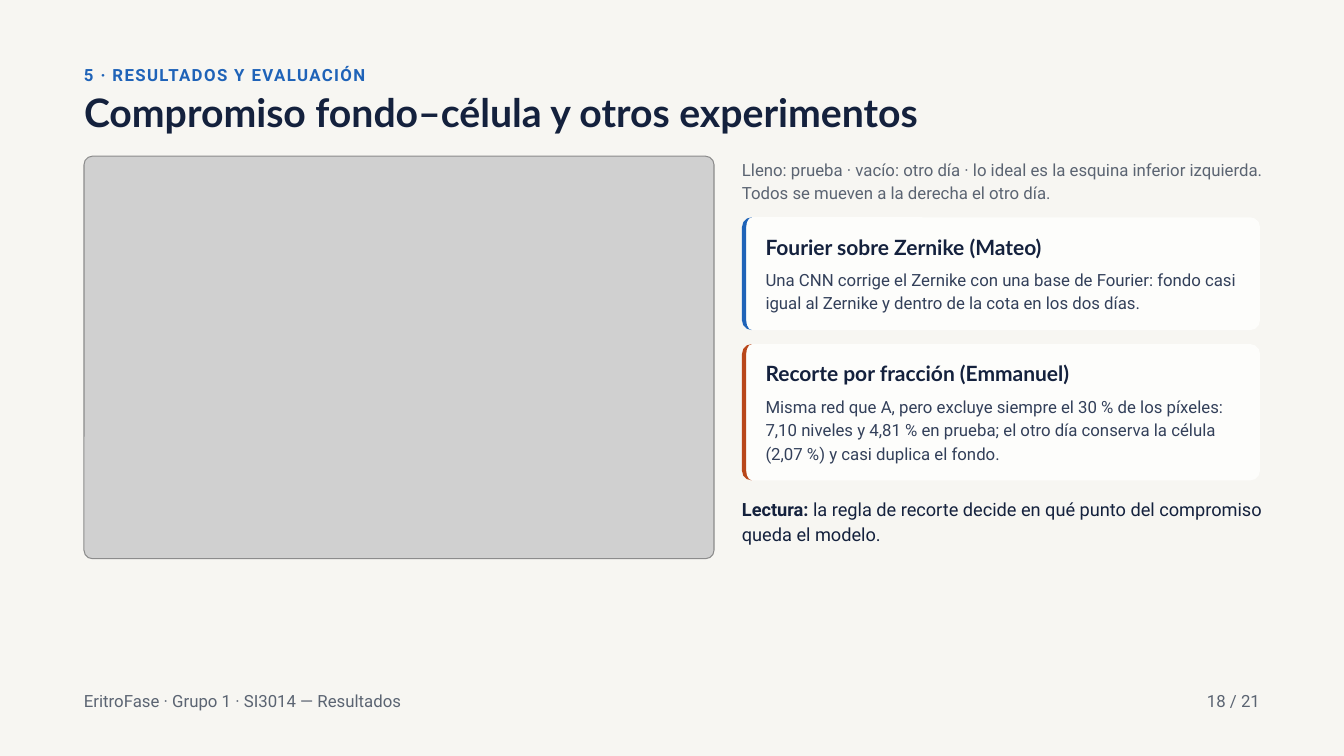
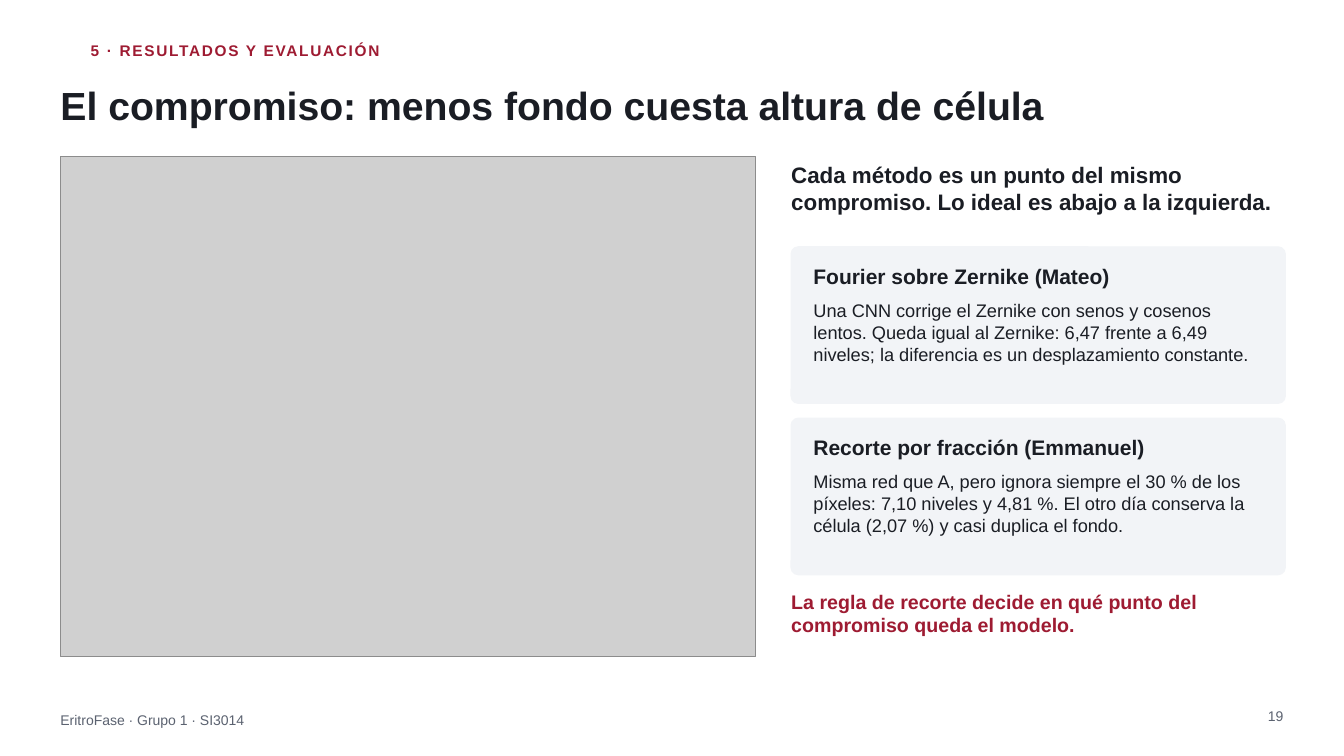
Before and after one commit to Jjes07/DeepLearning-Final, a slide deck: slide 19 of docs/final-report/EritroFase_Sustentacion.pptx (slide 18 before the commit). Drawn at 1344x756 pixels with LibreOffice and Linux fonts; fonts in the diff are those of the drawing; grey boxes stand for pictures; background and template pictures are left out. Boxes give left, top, right and bottom in pixels: in the first picture for what was removed or moved away, otherwise in the second. Text is boxed around its words. In the diff, an @@ line names an element or a change of style, - is before the commit and + after.

Commit message:
docs: rediseñar la presentación para público no experto
- Tres diapositivas nuevas al inicio: qué es un eritrocito, cómo se mide algo
  transparente (la fase) y por qué estorba el fondo.
- Figuras regeneradas sin ejes ilegibles, tipografía Arial y una analogía por
  idea (reloj, sábana y cuerdas, mano sobre la mesa, estatura desde el piso).
- Versiones 1 y 2 del entrenamiento en una sola diapositiva; diapositiva nueva
  con el control posterior a la entrega; respaldos 24 a 26.
- Corrige tres afirmaciones: el «335×» pasa al respaldo con su matiz, la
  prueba se describe como «no usada para entrenar» y ω0 = 1 «favorece» fondos
  lentos.
- Notas del orador reescritas, con nombre y tiempo por diapositiva (13:55).

```diff
--- a/docs/final-report/EritroFase_Sustentacion.pptx
+++ b/docs/final-report/EritroFase_Sustentacion.pptx
@@ background #F7F6F2 to #FFFFFF @@
@@ text "5 · RESULTADOS Y EVALUACIÓN": place and size @@
-text "5 · RESULTADOS Y EVALUACIÓN" at box(84, 66, 366, 81)
+text "5 · RESULTADOS Y EVALUACIÓN" at box(91, 45, 256, 56)
@@ text "5 · RESULTADOS Y EVALUACIÓN" at box(91, 45, 256, 56): size 12 to 11 pt, font Roboto to Arial, text colour #1F63B8 to #9E1B32, letter spacing 1 to 1.2 pt; line spacing 16.8pt to 1; more space between paragraphs; vertical alignment top to middle @@
@@ title "El compromiso: menos fondo cuesta ..." at box(60, 91, 1044, 128): vertical alignment top to middle @@
@@ title at box(60, 91, 1044, 128): text changed; font Lato to Arial; text colour #14213D to #1A1D24 @@
-Compromiso fondo–célula y otros experimentos
+El compromiso: menos fondo cuesta altura de célula
@@ picture: place and size @@
-picture at box(84, 156, 714, 559)
+picture at box(60, 156, 756, 656)
@@ text at box(791, 166, 1271, 215): text changed; size 12 to 16 pt; font Roboto to Arial; text colour #5B6472 to #1A1D24; bold on @@
-Lleno: prueba · vacío: otro día · lo ideal es la esquina inferior izquierda. Todos se mueven a la derecha el otro día.
+Cada método es un punto del mismo compromiso. Lo ideal es abajo a la izquierda.
@@ freeform shape removed at box(742, 218, 1260, 331) @@
@@ rounded rectangle: place and size @@
-rounded rectangle at box(742, 218, 1260, 331)
+rounded rectangle at box(791, 247, 1286, 403)
@@ rounded rectangle at box(791, 247, 1286, 403): fill #FDFDFB to #F2F4F7; outline none to #F2F4F7 1 pt; proportions changed @@
@@ text "Fourier sobre Zernike (Mateo)": place and size @@
-text "Fourier sobre Zernike (Mateo)" at box(766, 238, 1042, 258)
+text "Fourier sobre Zernike (Mateo)" at box(813, 268, 1110, 288)
@@ text "Fourier sobre Zernike (Mateo)" at box(813, 268, 1110, 288): font Lato to Arial, text colour #14213D to #1A1D24; line spacing 18pt to 1 @@
@@ text at box(813, 303, 1249, 365): text changed; size 12 to 13 pt; font Roboto to Arial; text colour #33405A to #1A1D24 @@
-Una CNN corrige el Zernike con una base de Fourier: fondo casi igual al Zernike y dentro de la cota en los dos días.
+Una CNN corrige el Zernike con senos y cosenos lentos. Queda igual al Zernike: 6,47 frente a 6,49 niveles; la diferencia es un desplazamiento constante.
@@ freeform shape removed at box(742, 344, 1260, 480) @@
@@ rounded rectangle at box(791, 418, 1286, 575): fill #FDFDFB to #F2F4F7; outline none to #F2F4F7 1 pt; proportions changed @@
@@ rounded rectangle: place and size @@
-rounded rectangle at box(742, 344, 1260, 480)
+rounded rectangle at box(791, 418, 1286, 575)
@@ text "Recorte por fracción (Emmanuel)" at box(813, 439, 1144, 459): font Lato to Arial, text colour #14213D to #1A1D24; line spacing 18pt to 1 @@
@@ text "Recorte por fracción (Emmanuel)": place and size @@
-text "Recorte por fracción (Emmanuel)" at box(766, 364, 1069, 385)
+text "Recorte por fracción (Emmanuel)" at box(813, 439, 1144, 459)
@@ text at box(813, 474, 1244, 536): text changed; size 12 to 13 pt; font Roboto to Arial; text colour #33405A to #1A1D24 @@
-Misma red que A, pero excluye siempre el 30 % de los píxeles: 7,10 niveles y 4,81 % en prueba; el otro día conserva la célula (2,07 %) y casi duplica el fondo.
+Misma red que A, pero ignora siempre el 30 % de los píxeles: 7,10 niveles y 4,81 %. El otro día conserva la célula (2,07 %) y casi duplica el fondo.
@@ text at box(791, 594, 1196, 636): text changed; size 13 to 14 pt; font Roboto to Arial; text colour #14213D to #9E1B32; bold on @@
-Lectura: la regla de recorte decide en qué punto del compromiso queda el modelo.
+La regla de recorte decide en qué punto del compromiso queda el modelo.
@@ text added at box(60, 715, 244, 728), 10 pt, text #5B6270 @@
+EritroFase · Grupo 1 · SI3014
@@ text removed at box(84, 694, 400, 711) @@
-EritroFase · Grupo 1 · SI3014 — Resultados
@@ text removed at box(1207, 695, 1260, 707) @@
-18 / 21
@@ page number added at box(1268, 711, 1284, 721), 10 pt, text #5B6270 @@
+19
```
Also in this commit, not shown: 11 other slides changed, 14 slides added, 9 slides removed.
